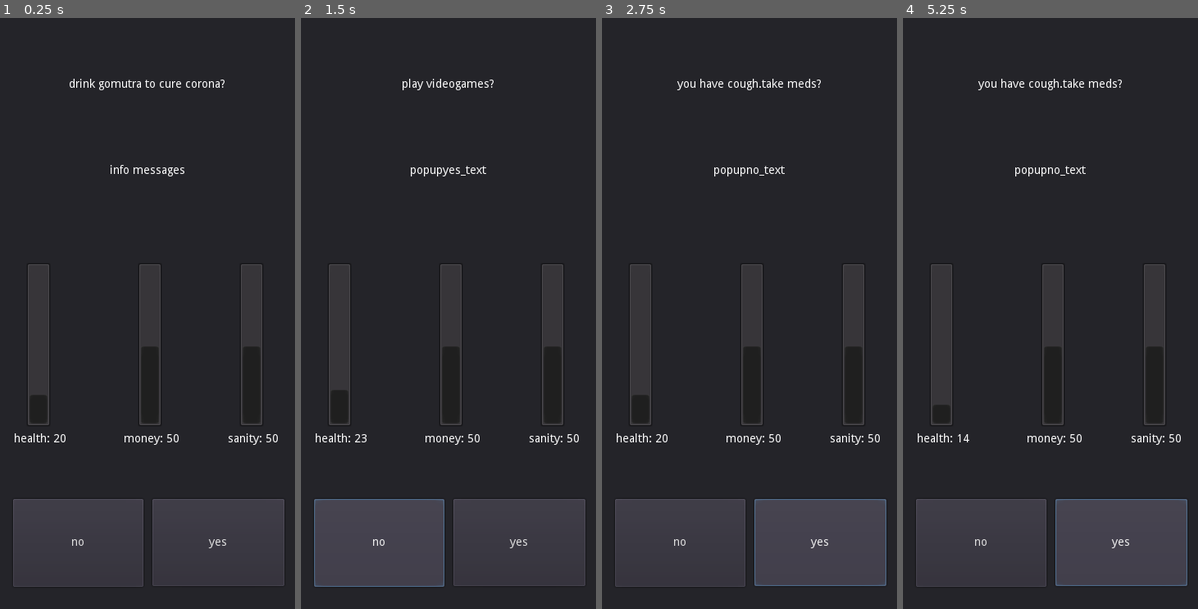
Above: before the commit, frames 1-4 (left to right).
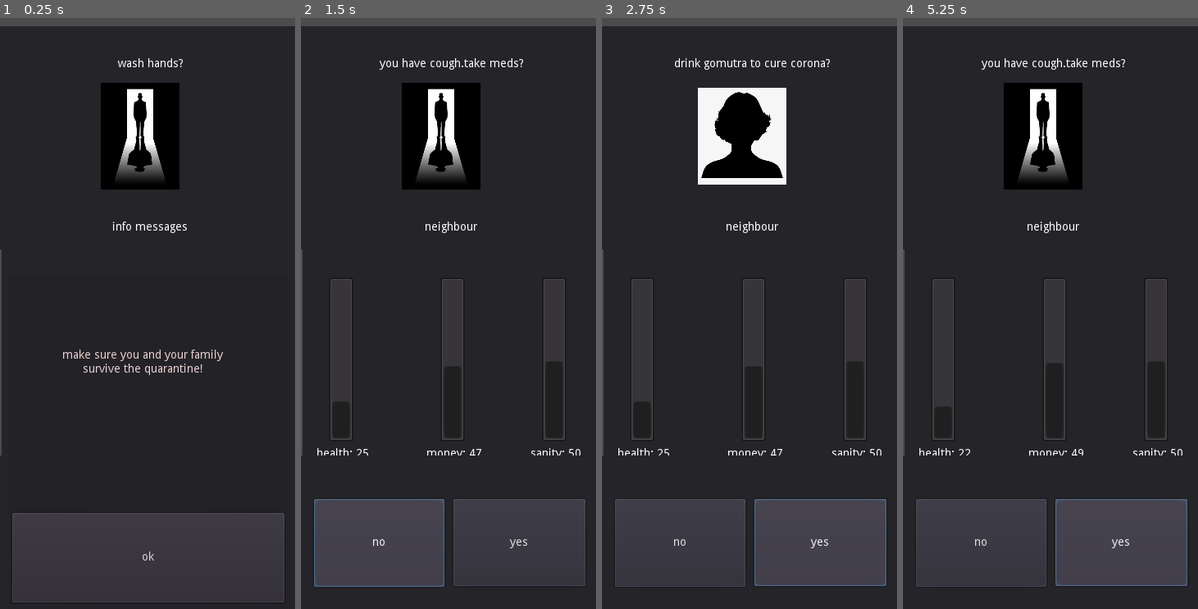
Above: after the commit, the same moments.

Repository: siddhantxshirguppe/coronaQUIZ
Game: Godot game, scene res://mainPage.tscn
Two runs of this game, one before a commit and one after it. Both use one fixed random seed, a clock stepped at 60 frames per second and the inputs below.
Inputs:
- Up to frame 1 (0.25 s): no input
- Up to frame 2 (1.5 s): click "yes" at 0.5 s; click "no" at 1.25 s
- Up to frame 3 (2.75 s): click "yes" at 2 s
- Up to frame 4 (5.25 s): click "yes" at 2.75 s; tap Enter at 3.5, 5 s; tap Space at 4.25 s

The runs differ from the first frame. In frame 1, 11% of the frame differs, in the area x 0-100%, y 0-99%; in frame 2, 8.9%; in frame 3, 9.4%; in frame 4, 8.9%.

Commit message:
added images

Diff:
--- a/Node.gd
+++ b/Node.gd
@@ -10,5 +10,18 @@
 export (int) var moneyno
 export (int) var sanityno
 
-export (String) var popupyes = "popupyes_text"
-export (String) var popupno ="popupno_text"
+export(String) var choiceA
+export(String) var choiceB
+export (String) var popupyes
+export (String) var popupno
+
+export (int) var healthyes1
+export (int) var moneyyes1
+export (int) var sanityyes1
+
+export (int) var healthyes2
+export (int) var moneyyes2
+export (int) var sanityyes2
+
+export(int) var person
+export(String) var profession
--- a/mainPage.gd
+++ b/mainPage.gd
@@ -23,10 +23,26 @@
 	randomize();
 	print(randi()%5)
 	setQuestion()
+	$Message/personSprite.texture=load("res://doorMan.png")
+
+
+func setSprite(a):
+	if a.person==1:
+		$Message/personSprite.texture=load("res://doorMan.png")
+		$Message/name.text=a.profession
+	if a.person==2:
+		$Message/personSprite.texture=load("res://kid.png")
+	if a.person==3:
+		$Message/personSprite.texture=load("res://wife.png")
+	if a.person==4:
+		$Message/personSprite.texture=load("res://window.png")
+
+
 
 func setQuestion():
-	questionnode=questionbanknode.get_child(randi()%5)
+	questionnode=questionbanknode.get_child(randi()%6)
 	var questiontext = questionnode.fact
+	setSprite(questionnode)
 	print(questiontext)
 	$QuestionPanel/Label.text = questiontext
 	answer = questionnode.answer
@@ -36,13 +52,13 @@
 		changeH += questionnode.healthyes
 		changeM += questionnode.moneyyes
 		changeS += questionnode.sanityyes
-		$Message/Label.text = questionnode.popupyes
+		$info/Label.text = questionnode.popupyes
 
 	if decision == false:
 		changeH += questionnode.healthno
 		changeM += questionnode.moneyno
 		changeS += questionnode.sanityno
-		$Message/Label.text = questionnode.popupno
+		$info/Label.text = questionnode.popupno
 
 	update_resource_ui()
 
@@ -62,5 +78,8 @@
 		print("you are correct!\n")
 	else:
 		print("you are wrong\n")
+	setQuestion()
 
-	setQuestion()
+
+func _on_ok_pressed():
+	$info.hide()
--- a/mainPage.tscn
+++ b/mainPage.tscn
@@ -9,17 +9,18 @@
 questionbankpath = NodePath("questionHolder")
 
 [node name="QuestionPanel" type="Panel" parent="."]
-margin_top = -1.0
-margin_right = 360.0
-margin_bottom = 128.0
+margin_top = 10.0
+margin_right = 365.0
+margin_bottom = 154.0
 __meta__ = {
 "_edit_use_anchors_": false
 }
 
 [node name="Label" type="Label" parent="QuestionPanel"]
-margin_top = 36.0
-margin_right = 360.0
-margin_bottom = 129.0
+margin_left = 3.96283
+margin_top = 0.212746
+margin_right = 363.963
+margin_bottom = 93.2127
 text = "questions display here"
 align = 1
 valign = 1
@@ -28,16 +29,19 @@
 }
 
 [node name="Message" type="Panel" parent="."]
-margin_top = 128.0
-margin_right = 360.0
-margin_bottom = 257.0
+margin_left = -2.26495
+margin_top = 145.914
+margin_right = 361.735
+margin_bottom = 281.914
 __meta__ = {
 "_edit_use_anchors_": false
 }
 
-[node name="Label" type="Label" parent="Message"]
-margin_right = 360.0
-margin_bottom = 116.0
+[node name="name" type="Label" parent="Message"]
+margin_left = 120.0
+margin_top = 96.0
+margin_right = 251.0
+margin_bottom = 122.0
 text = "info messages"
 align = 1
 valign = 1
@@ -45,10 +49,15 @@
 "_edit_use_anchors_": false
 }
 
+[node name="personSprite" type="Sprite" parent="Message"]
+position = Vector2( 173, -2 )
+scale = Vector2( 0.5, 0.5 )
+
 [node name="ResourcesPanel" type="Panel" parent="."]
-margin_top = 244.0
-margin_right = 360.0
-margin_bottom = 533.0
+margin_left = 2.18924
+margin_top = 261.736
+margin_right = 362.189
+margin_bottom = 550.736
 __meta__ = {
 "_edit_use_anchors_": false
 }
@@ -107,8 +116,44 @@
 }
 
 [node name="questionHolder" parent="." instance=ExtResource( 2 )]
+
+[node name="info" type="Panel" parent="."]
+modulate = Color( 0.964706, 0.941176, 0.941176, 1 )
+margin_left = 11.0975
+margin_top = 314.172
+margin_right = 352.098
+margin_bottom = 731.172
+__meta__ = {
+"_edit_use_anchors_": false
+}
+
+[node name="Label" type="Label" parent="info"]
+modulate = Color( 0.960784, 0.898039, 0.898039, 1 )
+self_modulate = Color( 0.988235, 0.972549, 0.972549, 1 )
+margin_left = 41.5446
+margin_top = 31.8219
+margin_right = 284.545
+margin_bottom = 179.822
+text = "make sure you and your family survive the quarantine!"
+align = 1
+valign = 1
+autowrap = true
+__meta__ = {
+"_edit_use_anchors_": false
+}
+
+[node name="ok" type="Button" parent="info"]
+margin_left = 4.0
+margin_top = 289.228
+margin_right = 336.0
+margin_bottom = 398.228
+text = "ok"
+__meta__ = {
+"_edit_use_anchors_": false
+}
 [connection signal="pressed" from="OptionsPanel/yesbutton" to="." method="_on_Button_pressed"]
 [connection signal="pressed" from="OptionsPanel/nobutton" to="." method="_on_Button2_pressed"]
+[connection signal="pressed" from="info/ok" to="." method="_on_ok_pressed"]
 
 [editable path="ResourcesPanel/HealthResourceBar"]
 
--- a/project.godot
+++ b/project.godot
@@ -23,8 +23,6 @@
 
 window/size/width=360
 window/size/height=740
-window/stretch/mode="2d"
-window/stretch/aspect="keep"
 
 [rendering]
 
--- a/questionHolder.tscn
+++ b/questionHolder.tscn
@@ -10,11 +10,15 @@
 answer = true
 healthyes = 3
 moneyyes = -2
+person = 1
+profession = "neighbour"
 
 [node name="Node2" type="Node" parent="."]
 script = ExtResource( 1 )
 fact = "order swiggy?"
 moneyyes = -3
+person = 1
+profession = "beggar"
 
 [node name="Node3" type="Node" parent="."]
 script = ExtResource( 1 )
@@ -22,6 +26,8 @@
 healthyes = 3
 moneyyes = -2
 moneyno = 3
+person = 1
+profession = "doctor"
 
 [node name="Node4" type="Node" parent="."]
 script = ExtResource( 1 )
@@ -29,6 +35,7 @@
 answer = true
 healthyes = 2
 healthno = -3
+person = 2
 
 [node name="Node5" type="Node" parent="."]
 script = ExtResource( 1 )
@@ -37,6 +44,7 @@
 healthyes = -21
 moneyyes = -10
 moneyno = 2
+person = 3
 
 [node name="Node6" type="Node" parent="."]
 script = ExtResource( 1 )
@@ -44,3 +52,4 @@
 answer = true
 healthyes = 5
 moneyyes = -3
+person = 4
Binary file added: doorMan.png
Not shown, added: doorMan.png.import
Binary file added: kid.png
Not shown, added: kid.png.import
Binary file added: wife.png
Not shown, added: wife.png.import
Binary file added: window.PNG
Not shown, added: window.PNG.import
